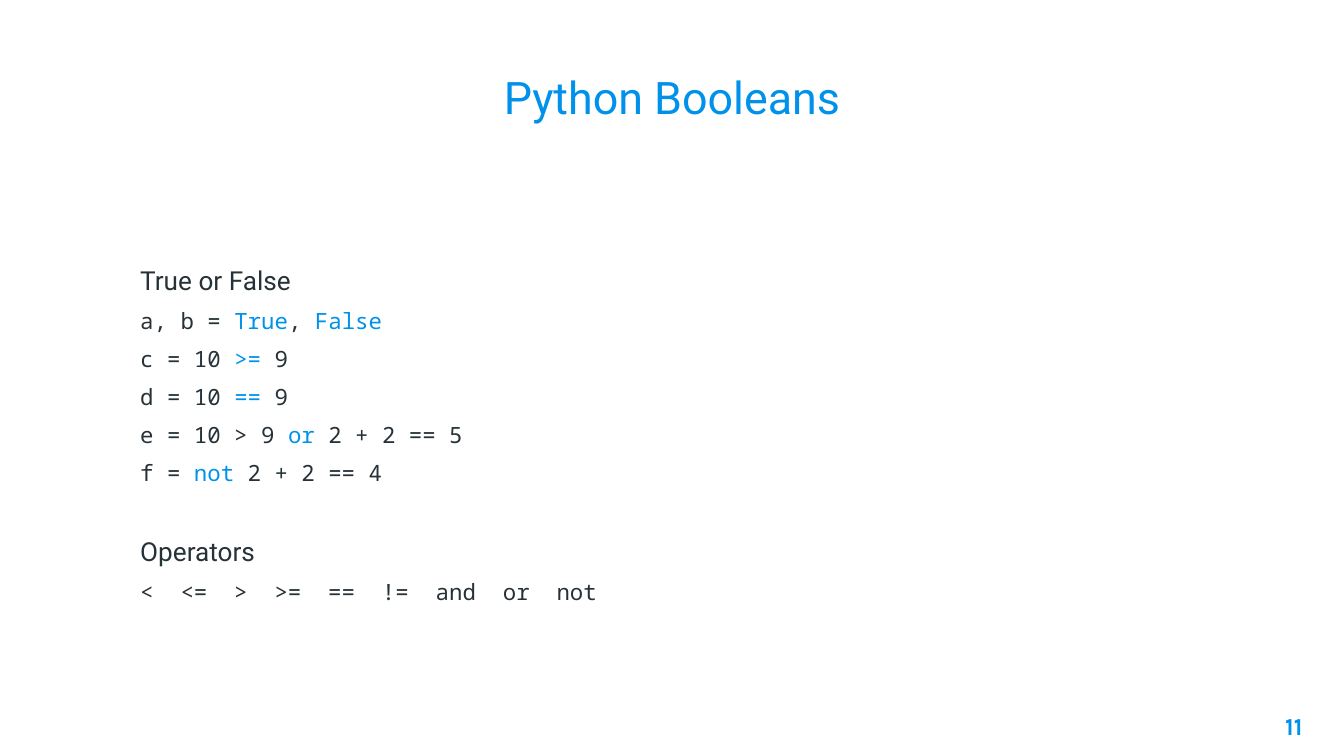
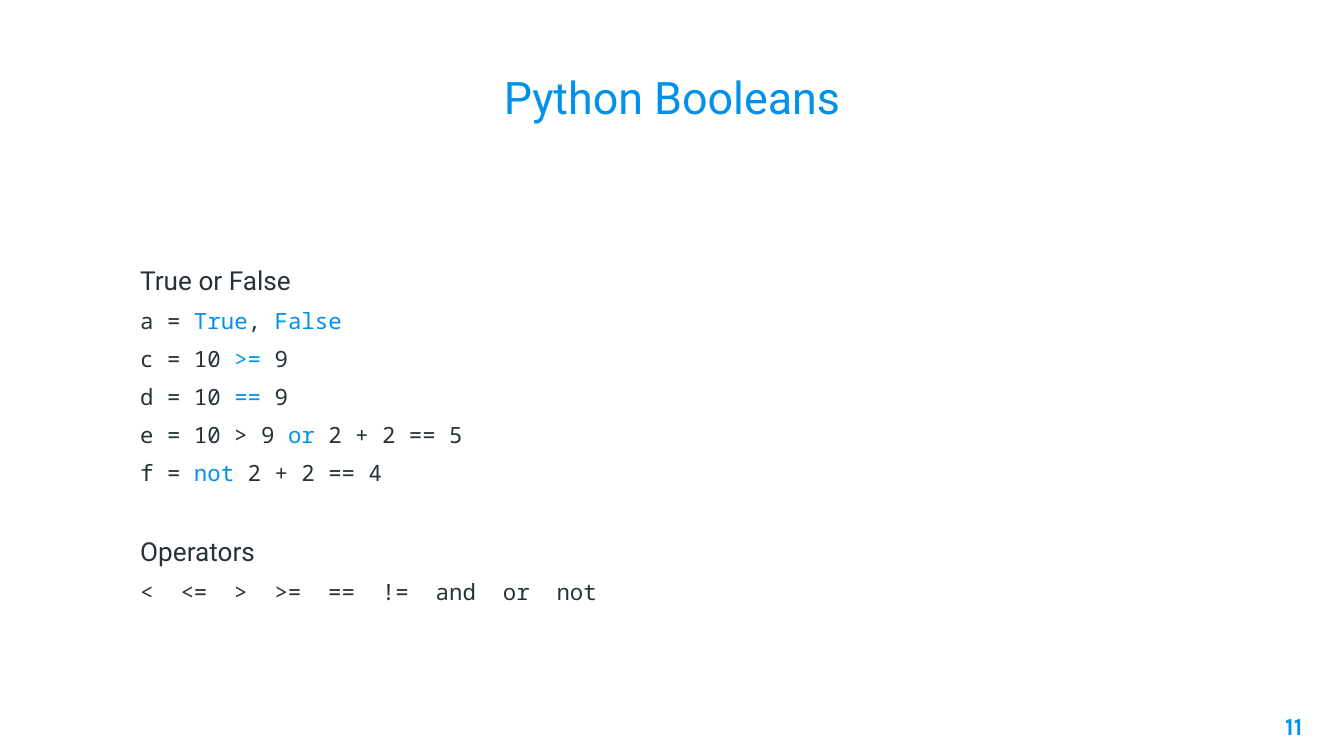
Before and after one commit to AleeRezaa/learn-python, a slide deck: slide 11 of Python.pptx. Drawn at 1344x756 pixels with LibreOffice and Linux fonts; fonts in the diff are those of the drawing; background and template pictures are left out. Boxes give left, top, right and bottom in pixels: in the first picture for what was removed or moved away, otherwise in the second. Text is boxed around its words. In the diff, an @@ line names an element or a change of style, - is before the commit and + after.

```diff
--- a/Python.pptx
+++ b/Python.pptx
@@ text at bbox=[140, 312, 342, 332]: text changed @@
-a, b = True, False
+a = True, False
```
Also in this commit, not shown: 8 other slides changed, 1 slide added.
